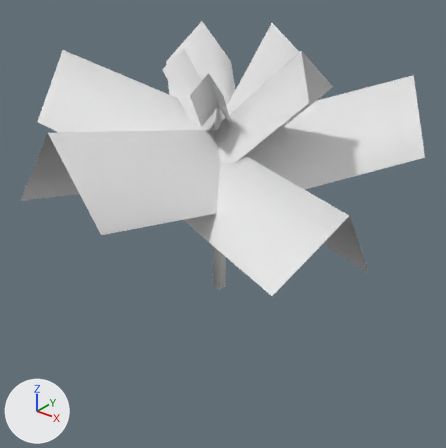
A saved change to the OBJ model game/models/pro_palm.obj.
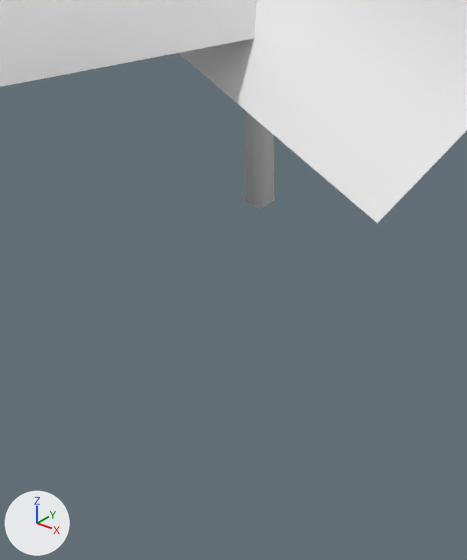
Each version is shown whole from a 50 mm lens placed at (98.4, -120.7, 86.6), pointed at (-1.0, 3.5, 9.5), then close up on the part from 23% to 70% of the width and 44% to 100% of the height. The axes (+X, +Y, +Z) are drawn at lower left. The lights are the same throughout. Where no turn or scale is listed for an object, it has been applied to the vertices.

The first close-up shows 'bark'.
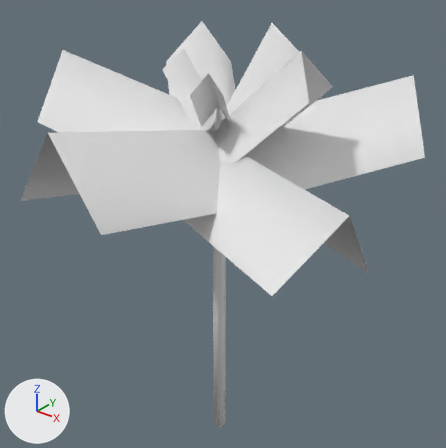
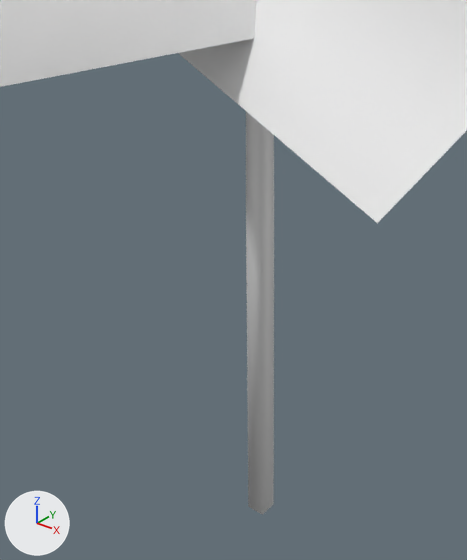
The newer file is also turned or shifted as a whole; pictures and numbers use the older file's frame.

Where the change shows, as pixel boxes (x1, y1, x2, y2) in the close-ups (467 x 560 px):
'bark', reshaped: before (0, 0, 467, 223); after (0, 0, 467, 515)
part 1 of me_bark, built on: after (246, 201, 274, 515)

What the commit changed:
me_bark is used by ob_bark; location (0.0, 0.0, 0.0).
me_bark had 140 vertices, 228 faces and spanned x -53.2..49.4, y -52.0..46.1, z -9.3..62.7.
me_bark now has 144 vertices, 236 faces and spans x -53.2..49.4, y -52.0..46.1, z -62.2..62.7.
Part 1, on me_bark:
2 faces are deleted.
4 vertices are added at (-1.2, -1.0, -62.2), (-1.2, 1.7, -62.2), (1.5, 1.7, -62.2), (1.5, -1.0, -62.2).
10 new faces join them, mat_cube2_auv (white #e7e7e7).
